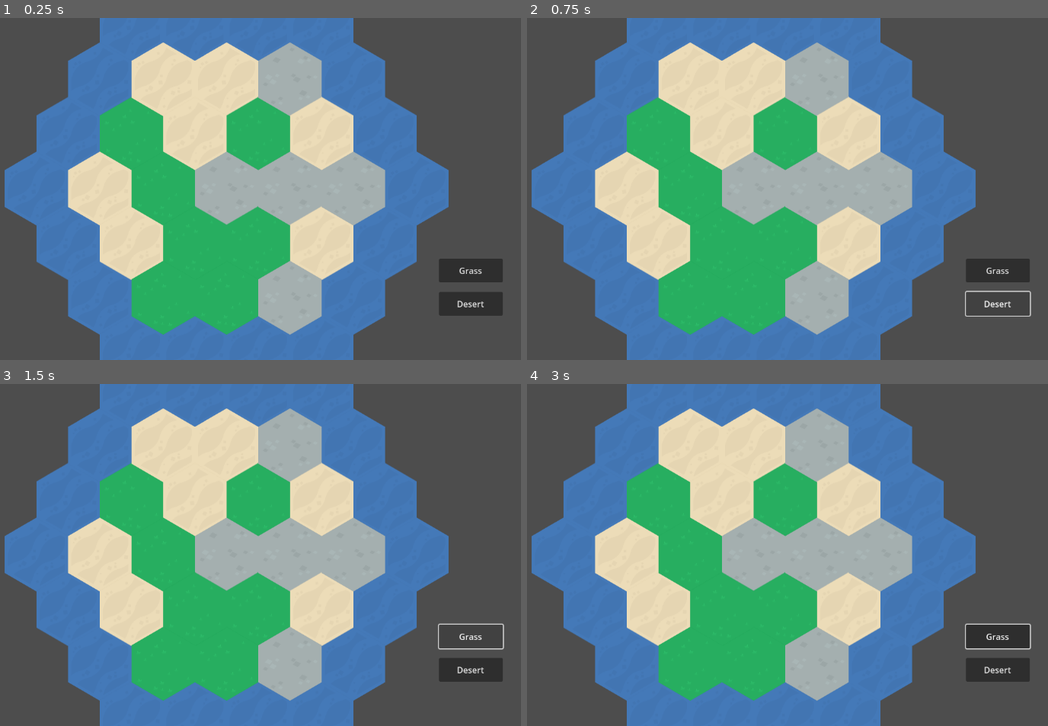
Above: before the commit, frames 1-4 (two rows, left to right).
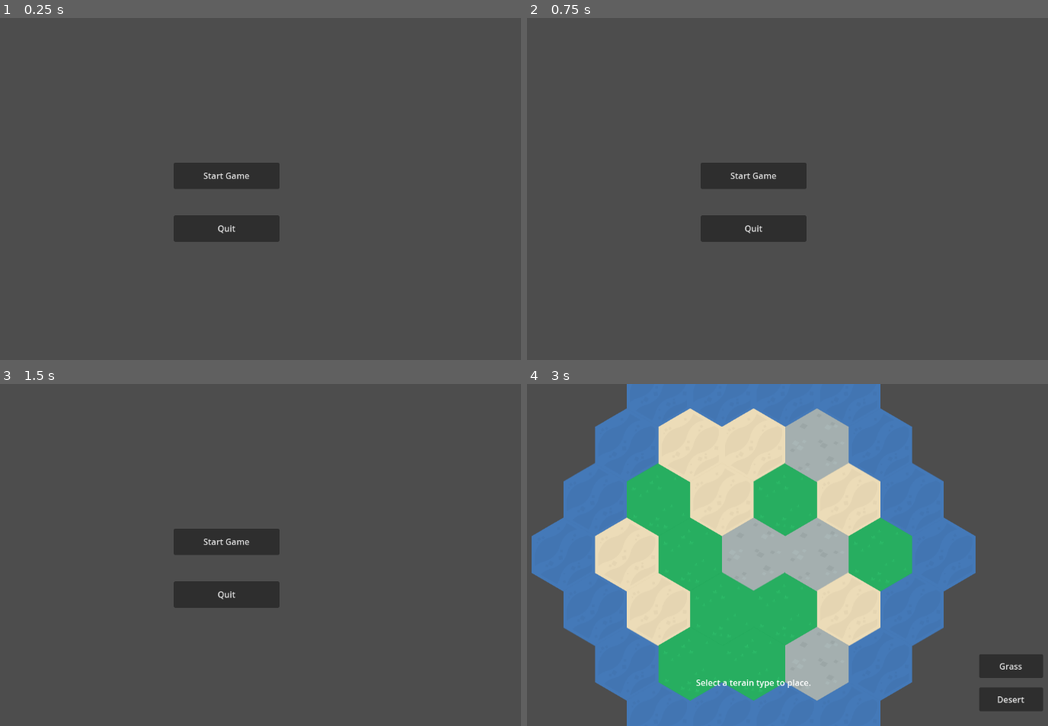
Above: after the commit, the same moments.

Repository: this-is-envy/settlers
Game: Godot game, scene res://Scratch/Dataflow/Driver.tscn
Two runs of this game, one before a commit and one after it. Both use one fixed random seed, a clock stepped at 60 frames per second and the inputs below. The project has no main scene, so this scene is started directly.
Inputs (mouse positions are in pixels of both pictures, inside the frame that each line leads up to):
- Up to frame 1 (0.25 s): no input
- Up to frame 2 (0.75 s): click (995, 305) at 0.5 s, where only the run before the commit has a clickable "Desert"
- Up to frame 3 (1.5 s): click (468, 637) at 1.25 s, where only the run before the commit has a clickable "Grass"
- Up to frame 4 (3 s): click (751, 541) at 2 s, where only the run after the commit has a clickable "Start Game"; tap Enter (ui_accept) at 2.75 s; move the mouse to (886, 537) at 2.77 s; hold Right (ui_right) from 2.78 s (still down); click (886, 537) at 2.92 s

The runs differ from the first frame. In frame 1, 68% of the frame differs, in the area x 0-97%, y 0-100%; in frame 2, 67%; in frame 3, 67%; in frame 4, 4.6%.

Commit message:
this is bad but it works so that's a start

Diff:
--- a/Scratch/Coords/TestCoords.gd
+++ b/Scratch/Coords/TestCoords.gd
@@ -3,7 +3,7 @@
 @onready var __tileMap: TileMap = $TileMap
 @onready var __sprite: Sprite2D = $Sprite2D
 var __direction: Vector2 = Vector2.ZERO
-var __sprite_speed = 250
+var __sprite_speed:int  = 250
 
 func _unhandled_input(event: InputEvent) -> void:
 	handle_directional_input()
@@ -23,9 +23,9 @@
 	# print('tile coords: ' + str(hex_coords))
 
 	# CanvasItem has a call that does the mapping for you however
-	var local_xy = __tileMap.get_local_mouse_position()
+	var local_xy: Vector2 = __tileMap.get_local_mouse_position()
 	# ...which means we can pass that directly to the local->map function
-	var hex_coords = __tileMap.local_to_map(local_xy)
+	var hex_coords: Vector2 = __tileMap.local_to_map(local_xy)
 	# ...and get rational hex coords out of it
 	print('tile coords: ' + str(hex_coords))
 
--- a/Scratch/Dataflow/BoardDisplay.gd
+++ b/Scratch/Dataflow/BoardDisplay.gd
@@ -2,7 +2,26 @@
 extends Node2D
 
 var _level: LevelTemplate
+var _last_focused: TileCoords
 
 func setup(level: LevelTemplate) -> void:
 	_level = level
 	add_child(_level)
+
+	_level.tile_selected.connect(_tile_selected)
+	_level.tile_focus.connect(_tile_hover)
+
+func _tile_selected(c: TileCoords) -> void:
+	print('selected: ' + str(c))
+
+func get_selected_tile() -> TileCoords:
+	var selected: TileCoords = null
+	while selected == null:
+		selected = await _level.tile_selected
+	return selected
+
+func _tile_hover(c: TileCoords) -> void:
+	_last_focused = c
+
+func update(board: GameBoard) -> void:
+	_level.reify(board)
--- a/Scratch/Dataflow/Driver.gd
+++ b/Scratch/Dataflow/Driver.gd
@@ -3,12 +3,39 @@
 @export var _level_template: PackedScene
 
 @onready var _board_display: BoardDisplay = $BoardDisplay
+@onready var _menu: CanvasLayer = $HUD/Menu
+@onready var _game_ui: CanvasLayer = $HUD/GameUI
+
+var _rules : GameRules
 
 var _board: GameBoard
+var _cur_state: Enums.GameState = Enums.GameState.Menu
 
-func _ready() -> void:
+func _on_start_game() -> void:
+	set_state(Enums.GameState.Play)
+
+func _on_quit_game() -> void:
+	set_state(Enums.GameState.Quit)
+
+func _init_board() -> void:
 	var level: LevelTemplate = _level_template.instantiate()
 	_board_display.setup(level)
 	_board = level.generate_board()
 	_board.init_for_play()
 	level.reify(_board)
+
+func set_state(new_state: Enums.GameState) -> void:
+	if _cur_state == Enums.GameState.Menu:
+		if new_state == Enums.GameState.Quit:
+			get_tree().quit()
+		if new_state == Enums.GameState.Play:
+			_hide_menu()
+			_start_game()
+
+func _hide_menu() -> void:
+	_menu.visible = false
+
+func _start_game() -> void:
+	_init_board()
+	_game_ui.visible = true
+	_rules = GameRules.new(_game_ui, _board_display, _board)
--- a/Scratch/Dataflow/Driver.tscn
+++ b/Scratch/Dataflow/Driver.tscn
@@ -13,19 +13,67 @@
 
 [node name="Camera2D" type="Camera2D" parent="BoardDisplay"]
 
-[node name="CanvasLayer" type="CanvasLayer" parent="."]
+[node name="HUD" type="CanvasLayer" parent="."]
 
-[node name="DesertButton" type="Button" parent="CanvasLayer"]
-offset_left = 978.0
-offset_top = 519.0
-offset_right = 1099.0
-offset_bottom = 564.0
+[node name="GameUI" type="CanvasLayer" parent="HUD"]
+visible = false
+
+[node name="DesertButton" type="Button" parent="HUD/GameUI"]
+offset_left = 1003.0
+offset_top = 575.0
+offset_right = 1124.0
+offset_bottom = 620.0
 text = "Desert"
 
-[node name="GrassButton" type="Button" parent="CanvasLayer"]
-offset_left = 978.0
-offset_top = 456.0
-offset_right = 1099.0
-offset_bottom = 501.0
+[node name="GrassButton" type="Button" parent="HUD/GameUI"]
+offset_left = 1003.0
+offset_top = 512.0
+offset_right = 1124.0
+offset_bottom = 557.0
 text = "Grass
 "
+
+[node name="PhaseLabel" type="Label" parent="HUD/GameUI"]
+anchors_preset = 12
+anchor_top = 1.0
+anchor_right = 1.0
+anchor_bottom = 1.0
+offset_top = -94.0
+offset_bottom = -71.0
+grow_horizontal = 2
+grow_vertical = 0
+size_flags_horizontal = 3
+horizontal_alignment = 1
+vertical_alignment = 1
+
+[node name="Menu" type="CanvasLayer" parent="HUD"]
+
+[node name="StartButton" type="Button" parent="HUD/Menu"]
+anchors_preset = -1
+anchor_left = 0.5
+anchor_top = 0.5
+anchor_right = 0.5
+anchor_bottom = 0.5
+offset_left = -100.0
+offset_top = -50.0
+offset_right = 100.0
+grow_horizontal = 2
+grow_vertical = 2
+text = "Start Game"
+
+[node name="QuitButton" type="Button" parent="HUD/Menu"]
+anchors_preset = -1
+anchor_left = 0.5
+anchor_top = 0.5
+anchor_right = 0.5
+anchor_bottom = 0.5
+offset_left = -100.0
+offset_top = 50.0
+offset_right = 100.0
+offset_bottom = 100.0
+grow_horizontal = 2
+grow_vertical = 2
+text = "Quit"
+
+[connection signal="pressed" from="HUD/Menu/StartButton" to="." method="_on_start_game"]
+[connection signal="pressed" from="HUD/Menu/QuitButton" to="." method="_on_quit_game"]
--- a/Scratch/Dataflow/GameRules.gd
+++ b/Scratch/Dataflow/GameRules.gd
@@ -1,6 +1,81 @@
 class_name GameRules
+extends RefCounted
 
-extends RefCounted
+var _turn: int = 0
+var _phase: Enums.TurnPhase
+
+var _board: GameBoard
+var _display: BoardDisplay
+var _desert_btn: Button
+var _grass_btn: Button
+var _label: Label
+var _placing_terrain: Enums.Terrain
+
+signal _terrain_selected()
+
+func _init(_ui: CanvasLayer, display: BoardDisplay, board: GameBoard) -> void:
+    _board = board
+    _display = display
+    print('GameRules._init')
+    _desert_btn = _ui.get_node("DesertButton")
+    _desert_btn.pressed.connect(_on_desert_clicked)
+    _grass_btn = _ui.get_node("GrassButton")
+    _grass_btn.pressed.connect(_on_grass_clicked)
+    _label = _ui.get_node("PhaseLabel")
+    _placing_terrain = Enums.Terrain.ALLOCATE
+
+    _phase = Enums.TurnPhase.RandomizeTerrain
+    _setup_phase_ui()
+    _do_phase()
+
+func _setup_phase_ui() -> void:
+    match _phase:
+        Enums.TurnPhase.RandomizeTerrain:
+            _setup_randomize()
+        Enums.TurnPhase.PlaceTerrain:
+            _setup_place_terrain()
+
+func _setup_randomize() -> void:
+    print('_setup_randomize()')
+    _label.text = "Select a tile to randomize_tile"
+    _desert_btn.visible = false
+    _grass_btn.visible = false
+    _placing_terrain = Enums.Terrain.ALLOCATE
+
+func _setup_place_terrain() -> void:
+    print('_setup_place_terrain()')
+    _desert_btn.visible = true
+    _grass_btn.visible = true
+    if _placing_terrain == Enums.Terrain.ALLOCATE:
+        _label.text = "Select a terain type to place."
+    else:
+        _label.text = "Select a hex to convert to " + Enums.TerrainName(_placing_terrain)
+
+func _do_phase() -> void:
+    var next_phase: Enums.TurnPhase
+    match _phase:
+        Enums.TurnPhase.RandomizeTerrain:
+            var tile := await _display.get_selected_tile()
+            randomize_tile(_board, tile)
+            next_phase = Enums.TurnPhase.PlaceTerrain
+        Enums.TurnPhase.PlaceTerrain:
+            await _terrain_selected
+            var tile := await _display.get_selected_tile()
+            place(_board, tile, _placing_terrain)
+            next_phase = Enums.TurnPhase.RandomizeTerrain
+
+    _display.update(_board)
+    _phase = next_phase
+    _setup_phase_ui()
+    _do_phase()
+
+func _on_desert_clicked() -> void:
+    _placing_terrain = Enums.Terrain.DESERT
+    _terrain_selected.emit()
+
+func _on_grass_clicked() -> void:
+    _placing_terrain = Enums.Terrain.GRASS
+    _terrain_selected.emit()
 
 func can_place(board: GameBoard, coords: TileCoords, new_terrain: Enums.Terrain) -> bool:
     var tile := board.get_tile(coords)
@@ -14,7 +89,8 @@
     tile.terrain = new_terrain
     return board
 
-func randomize(board: GameBoard, coords: TileCoords) -> GameBoard:
-    var new_terrain: Enums.Terrain = Enums.Terrain.values().pick_random()
+const RANDOM_TILES: Array[Enums.Terrain] = [Enums.Terrain.CONCRETE, Enums.Terrain.DESERT, Enums.Terrain.GRASS]
+func randomize_tile(board: GameBoard, coords: TileCoords) -> GameBoard:
+    var new_terrain: Enums.Terrain = RANDOM_TILES.pick_random()
     board.get_tile(coords).terrain =  new_terrain
     return board
--- a/Scratch/MapGen/Data/Enums.gd
+++ b/Scratch/MapGen/Data/Enums.gd
@@ -1,6 +1,5 @@
+class_name Enums
 extends RefCounted
-
-class_name Enums
 
 enum Terrain {
   # by convention the allocation tile is 0 so we can trivially avoid
@@ -23,7 +22,14 @@
       return 'ALLOCATE'
   return 'UNKNOWN'
 
-enum Phase {
+
+enum GameState {
+  Menu,
+  Play,
+  Quit,
+}
+
+enum TurnPhase {
   PlaceTerrain,
   RandomizeTerrain,
 }
--- a/Scratch/MapGen/Data/GameBoard.gd
+++ b/Scratch/MapGen/Data/GameBoard.gd
@@ -1,6 +1,5 @@
+class_name GameBoard
 extends RefCounted
-
-class_name GameBoard
 
 # TileCoords (as String) -> Hex
 var _tiles: Dictionary = {}
--- a/Scratch/MapGen/LevelTemplate.gd
+++ b/Scratch/MapGen/LevelTemplate.gd
@@ -1,18 +1,20 @@
+class_name LevelTemplate
 extends Node2D
-
-class_name LevelTemplate
 
 const PLAYABLE_LAYER = 1
 const TILEMAP_SOURCE = 0
 
-@onready var __tilemap: TileMap = $TileMap
+@onready var _tilemap: TileMap = $TileMap
+
+signal tile_focus(coords: TileCoords)
+signal tile_selected(coords: TileCoords)
 
 func generate_board() -> GameBoard:
-	var coords := __tilemap.get_used_cells(PLAYABLE_LAYER)
+	var coords := _tilemap.get_used_cells(PLAYABLE_LAYER)
 
 	var hexes: Array[Hex] = []
 	for c in coords:
-		var h := Hex.FromTile(c, Utils.atlas_to_terrain(__tilemap.get_cell_atlas_coords(PLAYABLE_LAYER, c)))
+		var h := Hex.FromTile(c, Utils.atlas_to_terrain(_tilemap.get_cell_atlas_coords(PLAYABLE_LAYER, c)))
 		hexes.append(h)
 
 	return GameBoard.new_with_tiles(hexes)
@@ -20,4 +22,25 @@
 func reify(gb: GameBoard) -> void:
 	for h: Hex in gb.tiles():
 		var xy := h.coords.xy
-		__tilemap.set_cell(PLAYABLE_LAYER, xy, TILEMAP_SOURCE, Utils.terrain_to_atlas(h.terrain))
+		_tilemap.set_cell(PLAYABLE_LAYER, xy, TILEMAP_SOURCE, Utils.terrain_to_atlas(h.terrain))
+
+func _unhandled_input(event: InputEvent) -> void:
+	if !(event is InputEventMouse):
+		return
+
+	var local_xy: Vector2 = _tilemap.get_local_mouse_position()
+	var map_coords: Vector2 = _tilemap.local_to_map(local_xy)
+
+	var td :=_tilemap.get_cell_tile_data(PLAYABLE_LAYER, map_coords)
+	if td == null:
+		tile_focus.emit(null)
+		return
+
+	var tile_coords := TileCoords.FromXYVector(map_coords)
+	if event is InputEventMouseMotion:
+		tile_focus.emit(tile_coords)
+	if event is InputEventMouseButton:
+		if event.is_pressed() && event.button_index == MOUSE_BUTTON_LEFT:
+			tile_selected.emit(tile_coords)
+			# TODO: maybe?
+			# get_viewport().set_input_as_handled()
